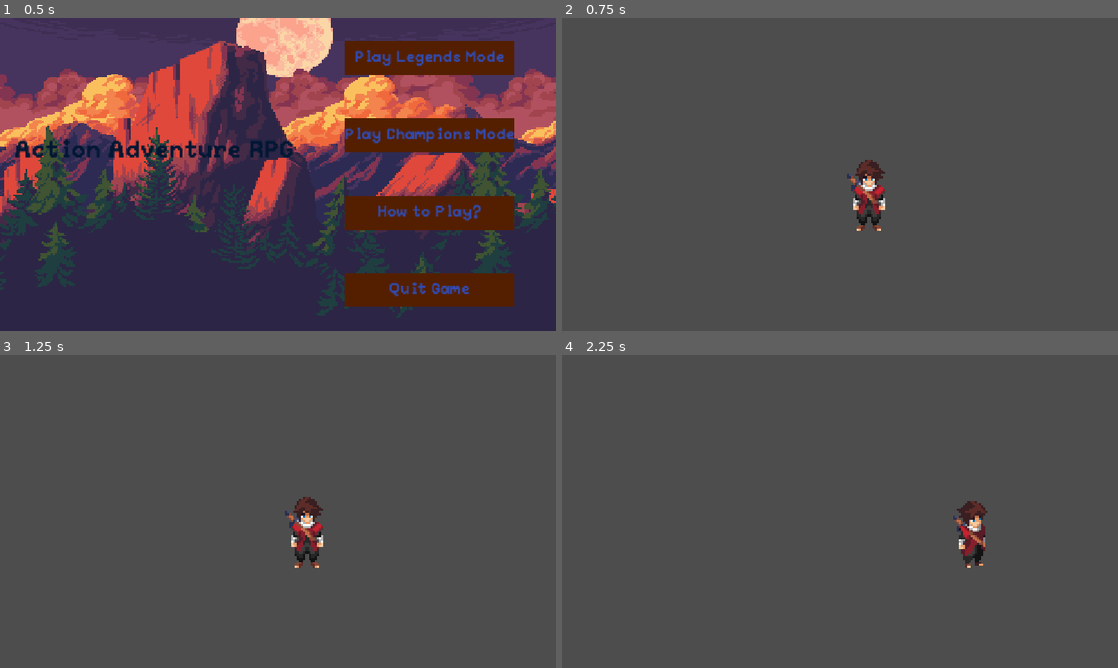
Above: before the commit, frames 1-4 (two rows, left to right).
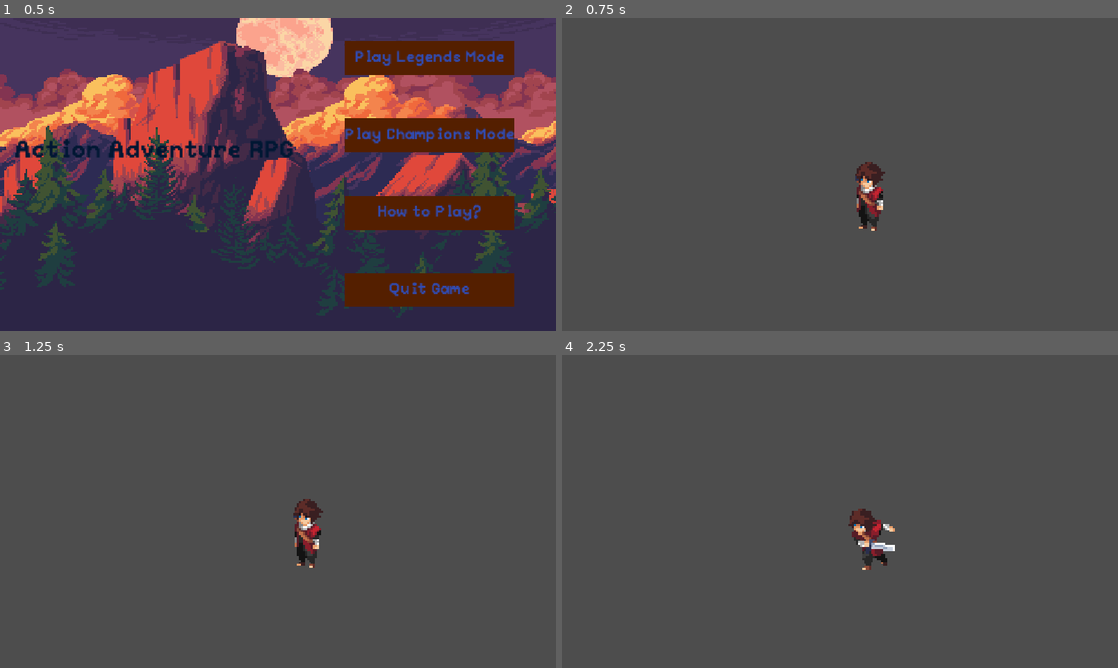
Above: after the commit, the same moments.

Repository: Articlions/Slip-n-Slash
Game: Godot game, scene res://src/Main_menu/Main_menu.tscn
The game is run twice, just before and just after one commit, with the same random seed, the same clock (stepped at 60 frames per second) and the same inputs.
Inputs (mouse positions are in pixels of both pictures, inside the frame that each line leads up to):
- Up to frame 1 (0.5 s): no input
- Up to frame 2 (0.75 s): click "Play Legends Mode" at 0.5 s
- Up to frame 3 (1.25 s): no input
- Up to frame 4 (2.25 s): tap Enter at 1.25 s; move the mouse to (962, 495) at 1.27 s; hold D (action_right) 1.28-2 s; tap K (action_attack_1) at 1.35 s; click (962, 495) at 1.42 s; tap Space (ui_select) at 1.52 s; drag from (728, 527) to (812, 574) at 2.02 s

Frame 1 is identical in both runs. In frame 2, 0.7% of the frame differs, in the area x 51-59%, y 45-68%; in frame 3, 0.7%; in frame 4, 1.7%, in the area x 51-77%, y 46-69%.

Commit message:
The start of something epic! (hopefully) we got the animation to play yesssssssssgit add .git add .git add .!

Diff:
--- a/action-adventure-rpg/src/Player/attack_1_state.gd
+++ b/action-adventure-rpg/src/Player/attack_1_state.gd
@@ -1,8 +1,13 @@
 extends State
 class_name Attack1State
 
+@onready var animation_tree: AnimationTree = $"../../AnimationTree"
+
+
+
 func enter_state():
-	pass
+	var animation_playback = animation_tree.get("parameters/StateMachine/WalkState/playback")
+	animation_playback.travel("AttackState")
 
 func exit_state():
 	pass
--- a/action-adventure-rpg/src/Player/slipn_slash_guy.tscn
+++ b/action-adventure-rpg/src/Player/slipn_slash_guy.tscn
@@ -1255,7 +1255,7 @@
 states/AttackState/node = SubResource("AnimationNodeBlendTree_gkxt5")
 states/AttackState/position = Vector2(576, 115)
 states/IdleState/node = SubResource("AnimationNodeBlendSpace2D_o5f63")
-states/IdleState/position = Vector2(386, 78)
+states/IdleState/position = Vector2(386, 77)
 states/RunState/node = SubResource("AnimationNodeBlendSpace2D_128y6")
 states/RunState/position = Vector2(386, 232)
 states/Start/position = Vector2(199, 100)
@@ -1270,7 +1270,7 @@
 transitions = ["Start", "WalkState", SubResource("AnimationNodeStateMachineTransition_ncr4a")]
 
 [sub_resource type="AnimationNodeBlendTree" id="AnimationNodeBlendTree_1ixrk"]
-graph_offset = Vector2(0, 195.7)
+graph_offset = Vector2(0, 198.38438)
 nodes/output/position = Vector2(600, 240)
 nodes/StateMachine/node = SubResource("AnimationNodeStateMachine_4txe3")
 nodes/StateMachine/position = Vector2(60, 120)
@@ -1313,7 +1313,6 @@
 animation = &"idle_down"
 
 [node name="AnimationTree" type="AnimationTree" parent="." unique_id=1098384449]
-active = false
 tree_root = SubResource("AnimationNodeBlendTree_1ixrk")
 advance_expression_base_node = NodePath("../StateMachine/WalkState")
 anim_player = NodePath("../AnimationPlayer")
--- a/action-adventure-rpg/src/Player/walk_state.gd
+++ b/action-adventure-rpg/src/Player/walk_state.gd
@@ -29,20 +29,21 @@
 
 	direction_vector = Input.get_vector("action_left","action_right", "action_up","action_down")
 
+
+
+	if Input.is_action_just_pressed("action_attack_1"):
+		state_machine.change_state("attack1state")
+		# animation_tree.set("parameters/StateMachine/WalkState/AttackState/BlendSpace2D/blend_position", direction_vector)
+		return
+
+		# yeah i see what i did FACE SLAP!
+
 	if direction_vector != Vector2.ZERO:
 		negative_vector = Vector2(direction_vector.x, -direction_vector.y)
 		animation_tree.set("parameters/StateMachine/WalkState/RunState/blend_position", negative_vector)
 
 
 
-	# if direction_vector == Vector2.RIGHT:
-		animation_player.play("run_right")
-	# elif direction_vector == Vector2.LEFT:
-		animation_player.play("run_left")
-	# elif direction_vector == Vector2.UP:
-		animation_player.play("run_up")
-	# elif direction_vector == Vector2.DOWN:
-		animation_player.play("run_down")
 
 
 
@@ -52,8 +53,12 @@
 	if direction_vector == Vector2.ZERO:
 		ssplayer.velocity = ssplayer.velocity.move_toward(Vector2.ZERO, delta * FRICTION)
 		animation_tree.set("parameters/StateMachine/WalkState/IdleState/blend_position", negative_vector)
+		# quick fix to make it eaiser invert it via code!
 		state_machine.change_state("idlestate")
 		return
+
+
+
 
 
 	ssplayer.velocity = direction_vector * SPEED
--- a/action-adventure-rpg/src/Scripts/State_Machine/State.gd
+++ b/action-adventure-rpg/src/Scripts/State_Machine/State.gd
@@ -6,7 +6,11 @@
 # Apprarently the physics_process() is a virtual method wow! cool welp im making my own
 
 var state_machine: StateMachine
-@export var ssplayer: CharacterBody2D
+@export var ssplayer: CharacterBody2D # important do not delete this everything breaks
+# i put this here because when i did it without @export it kept being null or nil
+# i really dont knwo why we need nil
+# so i exported it and needed to find the right parent -- Acharacter body 2d!
+# Same as the parent so i did that works like a charm
 
 
 # SHOOOOOOOOT apperently this should hold a reference to its parent thats crazy
